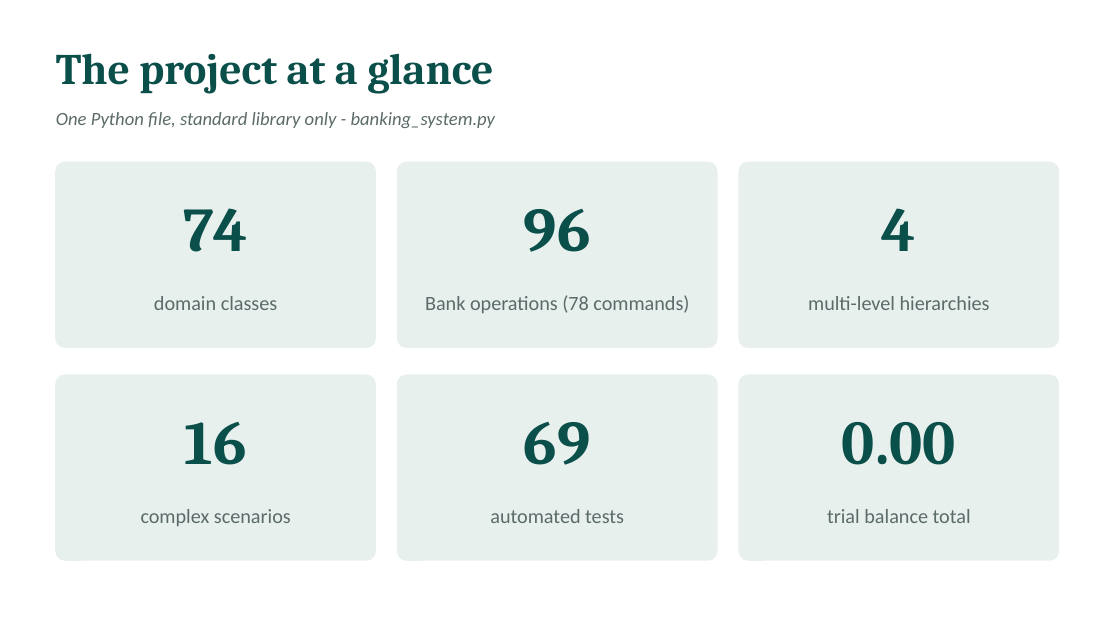
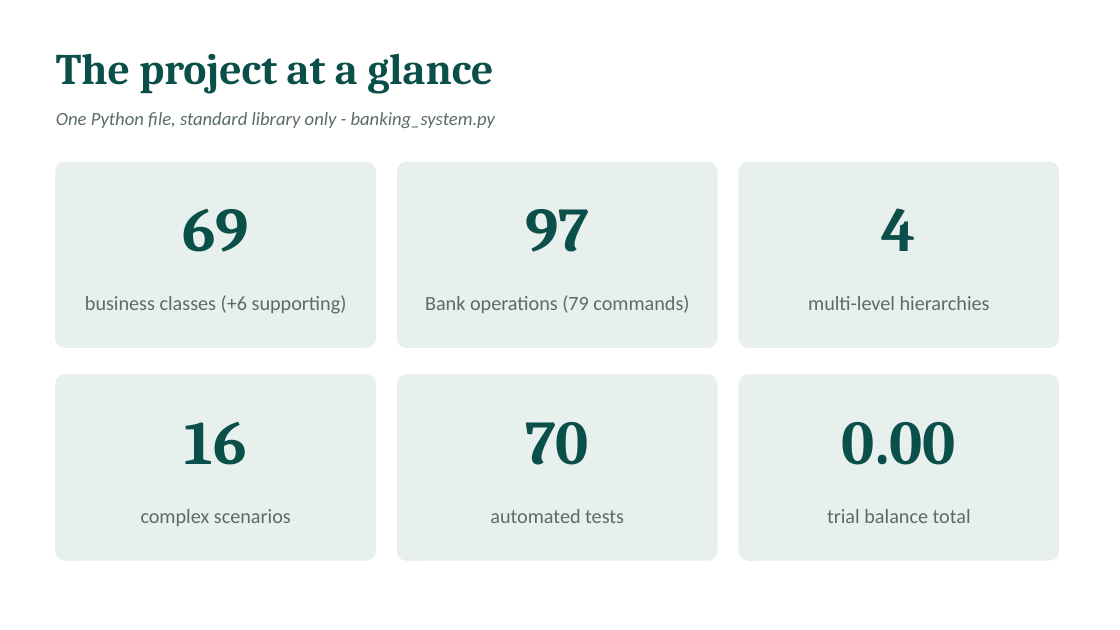
Before and after one commit to l255668-hash/commercial-banking, a slide deck: slide 2 of docs/Viva_Presentation.pptx. Drawn at 1120x630 pixels with LibreOffice and Linux fonts; fonts in the diff are those of the drawing. Boxes give left, top, right and bottom in pixels: in the first picture for what was removed or moved away, otherwise in the second. Text is boxed around its words. In the diff, an @@ line names an element or a change of style, - is before the commit and + after.

```diff
--- a/docs/Viva_Presentation.pptx
+++ b/docs/Viva_Presentation.pptx
@@ text at <box>182,209,249,252</box>: text changed @@
-74
+69
@@ text at <box>525,209,589,252</box>: text changed @@
-96
+97
@@ text at <box>85,295,347,314</box>: text changed @@
-domain classes
+business classes (+6 supporting)
@@ text at <box>425,295,689,313</box>: text changed @@
-Bank operations (78 commands)
+Bank operations (79 commands)
@@ text at <box>525,422,589,465</box>: text changed @@
-69
+70
```
Also in this commit, not shown: 2 other slides changed, 28 other files.
